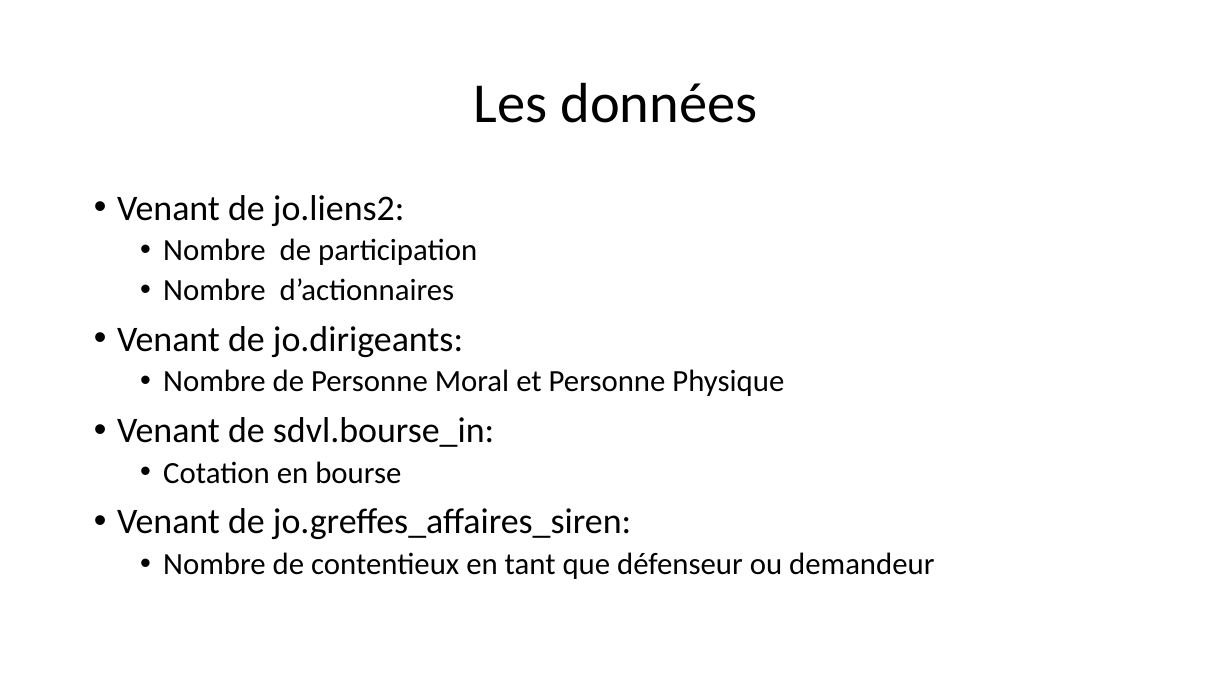
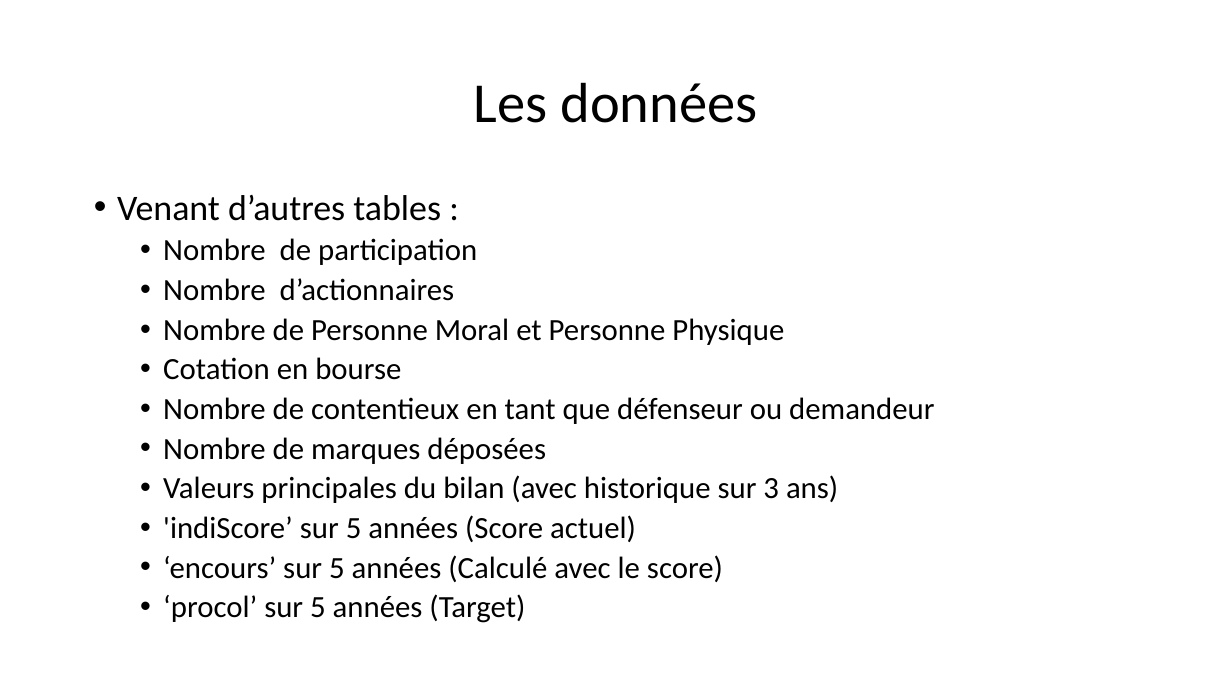
Before and after one commit to morganscao/Projet8, a slide deck: slide 9 of Rapport/P8 - Présentation.pptx (slide 8 before the commit). Drawn at 1232x693 pixels with LibreOffice and Linux fonts; fonts in the diff are those of the drawing. Boxes give left, top, right and bottom in pixels: in the first picture for what was removed or moved away, otherwise in the second. Text is boxed around its words. In the diff, an @@ line names an element or a change of style, - is before the commit and + after.

```diff
--- a/Rapport/P8 - Présentation.pptx
+++ b/Rapport/P8 - Présentation.pptx
@@ text at <box>117,195,441,221</box>: text changed @@
-• Venant de jo.liens2:
+• Venant d’autres tables :
@@ text at <box>117,326,463,357</box>: paragraph removed @@
-• Venant de jo.dirigeants:
@@ text at <box>117,417,494,447</box>: paragraph removed @@
-• Venant de sdvl.bourse_in:
@@ text at <box>163,437,838,623</box>: paragraphs added @@
+  • Nombre de marques déposées
+  • Valeurs principales du bilan (avec historique sur 3 ans)
+  • 'indiScore’ sur 5 années (Score actuel)
+  • ‘encours’ sur 5 années (Calculé avec le score)
+  • ‘procol’ sur 5 années (Target)
@@ text at <box>117,508,631,539</box>: paragraph removed @@
-• Venant de jo.greffes_affaires_siren:
```
Also in this commit, not shown: 13 other slides changed, 5 slides added, 4 slides removed.
